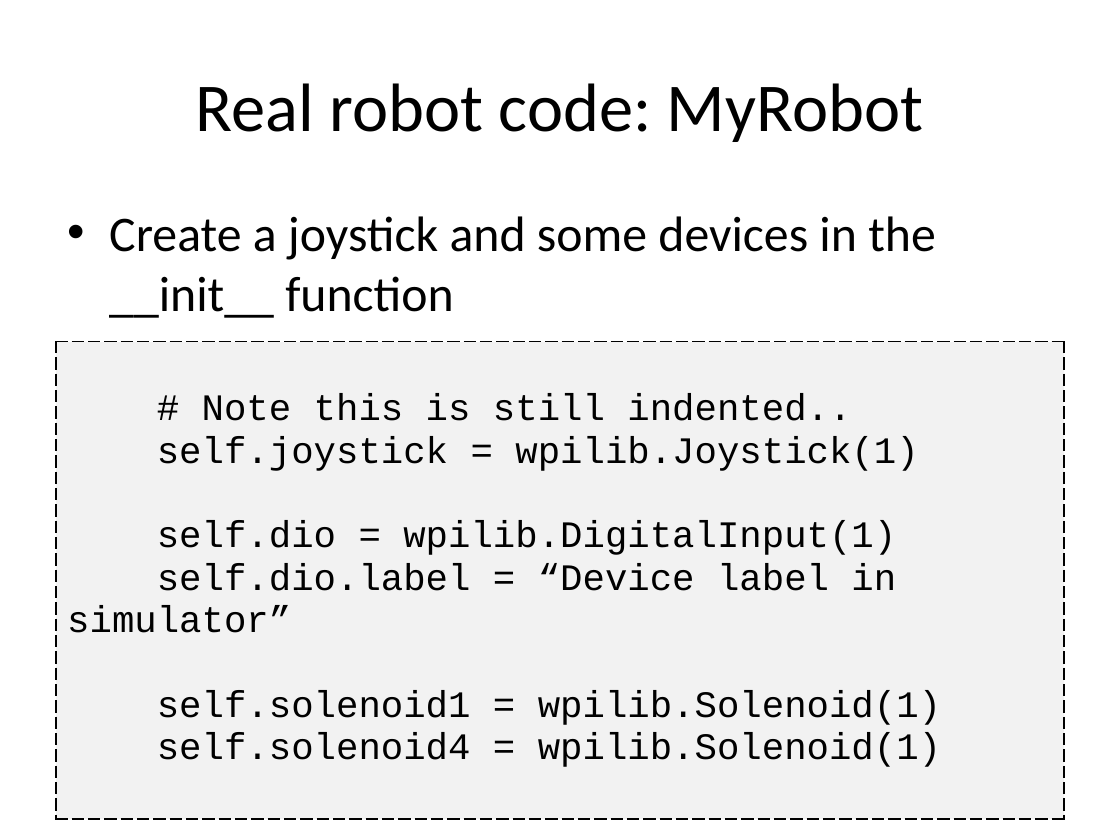
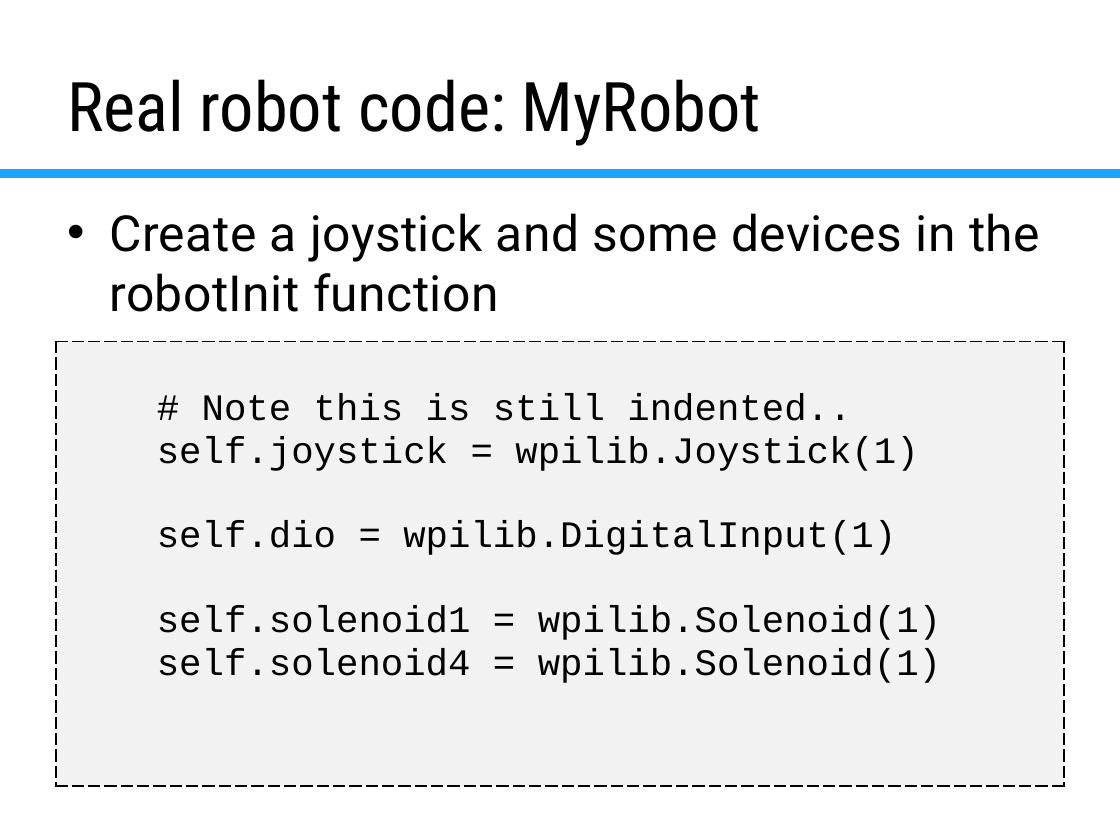
Before and after one commit to virtuald/frc-robotpy-workshop, a slide deck: slide 26 of pyfrc.pptx (slide 25 before the commit). Drawn at 1120x840 pixels with LibreOffice and Linux fonts; fonts in the diff are those of the drawing; background and template pictures are left out. Boxes give left, top, right and bottom in pixels: in the first picture for what was removed or moved away, otherwise in the second. Text is boxed around its words. In the diff, an @@ line names an element or a change of style, - is before the commit and + after.

```diff
--- a/pyfrc.pptx
+++ b/pyfrc.pptx
@@ title "Real robot code: MyRobot" at [67, 79, 761, 146]: font Calibri to Roboto Condensed; alignment centre to left @@
@@ line added from (0, 174) to (1120, 174), #FFFFFF 6 pt @@
@@ text at [109, 213, 1040, 312]: text changed; font Calibri to Roboto @@
-• Create a joystick and some devices in the __init__ function
+• Create a joystick and some devices in the robotInit function
@@ table at [56, 342, 1064, 786] @@
-row 1, column 1: # Note this is still indented.. / self.joystick = wpilib.Joystick(1) / self.dio = wpilib.DigitalInput(1) / self.dio.label = “Device label in simulator” / self.solenoid1 = wpilib.Solenoid(1) / self.solenoid4 = wpilib.Solenoid(1)
+row 1, column 1: # Note this is still indented.. / self.joystick = wpilib.Joystick(1) / self.dio = wpilib.DigitalInput(1) / self.solenoid1 = wpilib.Solenoid(1) / self.solenoid4 = wpilib.Solenoid(1)
```
Also in this commit, not shown: 33 other slides changed, 9 slides added, 4 slides removed, 2 other files.
